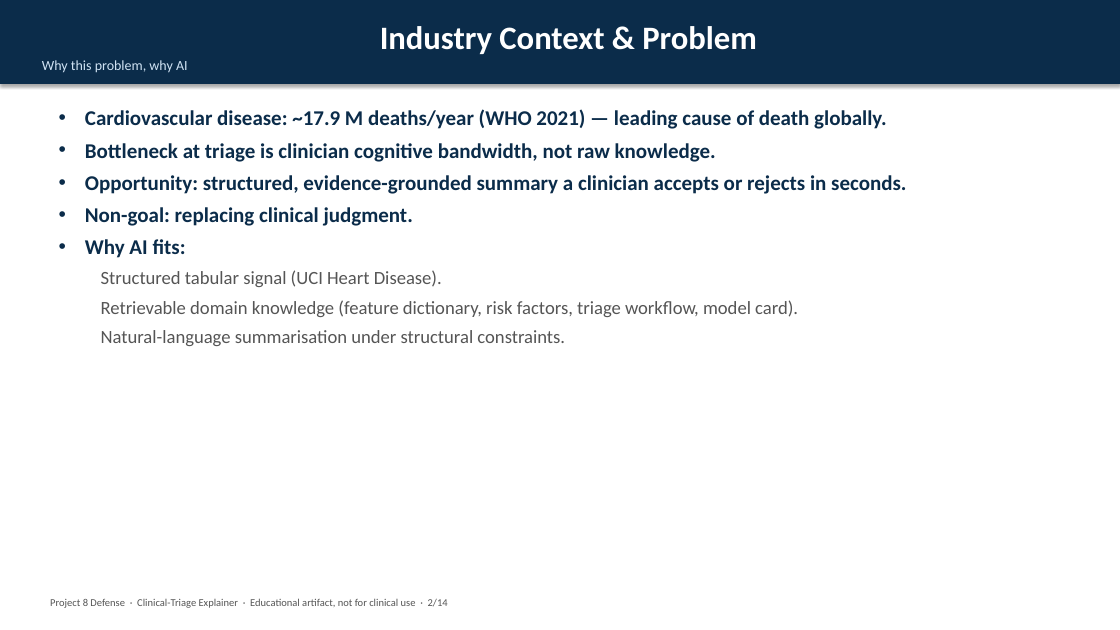
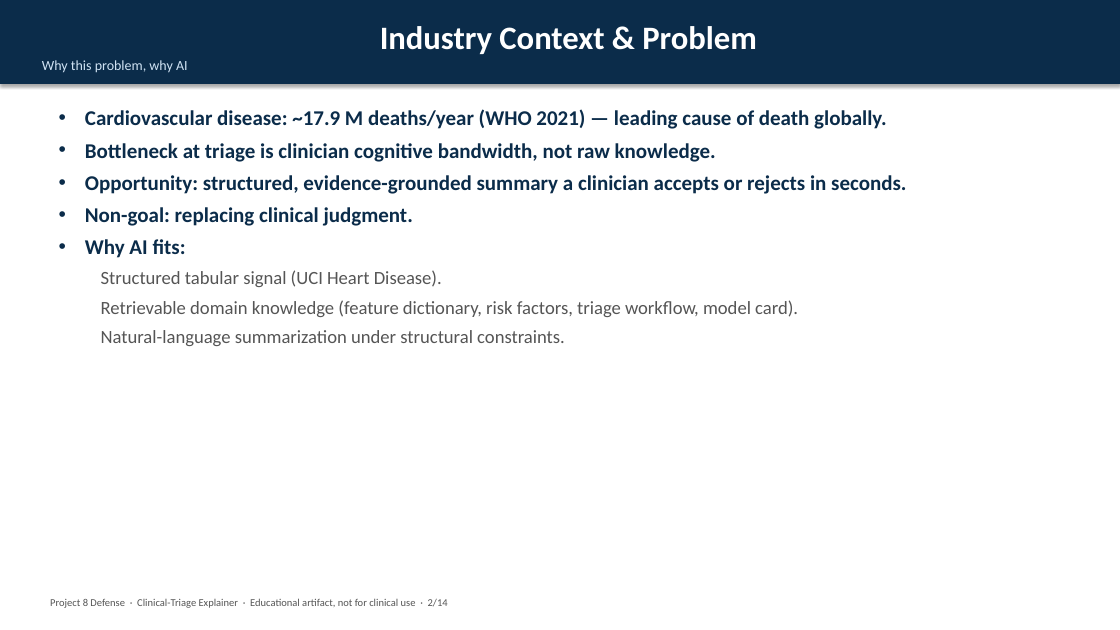
Before and after one commit to udacity-project-sidhu/industry-Integrated-AI-System, a slide deck: slide 2 of defense doc/Defense_Deck.pptx. Drawn at 1120x630 pixels with LibreOffice and Linux fonts; fonts in the diff are those of the drawing. Boxes give left, top, right and bottom in pixels: in the first picture for what was removed or moved away, otherwise in the second. Text is boxed around its words. In the diff, an @@ line names an element or a change of style, - is before the commit and + after.

```diff
--- a/defense doc/Defense_Deck.pptx
+++ b/defense doc/Defense_Deck.pptx
@@ text at <box>101,330,565,346</box>: text changed @@
-  Natural-language summarisation under structural constraints.
+  Natural-language summarization under structural constraints.
```
Also in this commit, not shown: 1 other slide changed, 7 other files.
